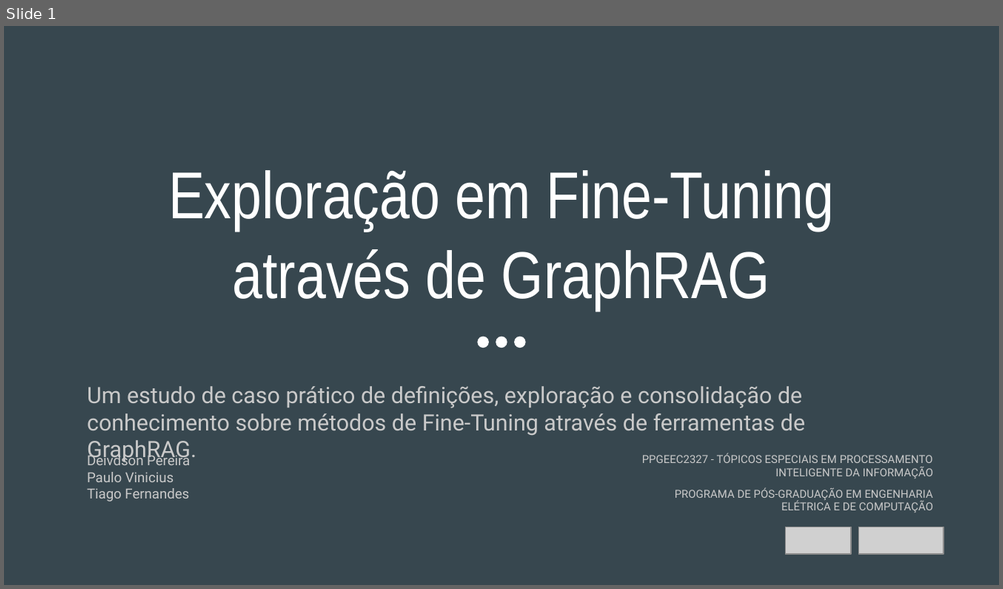
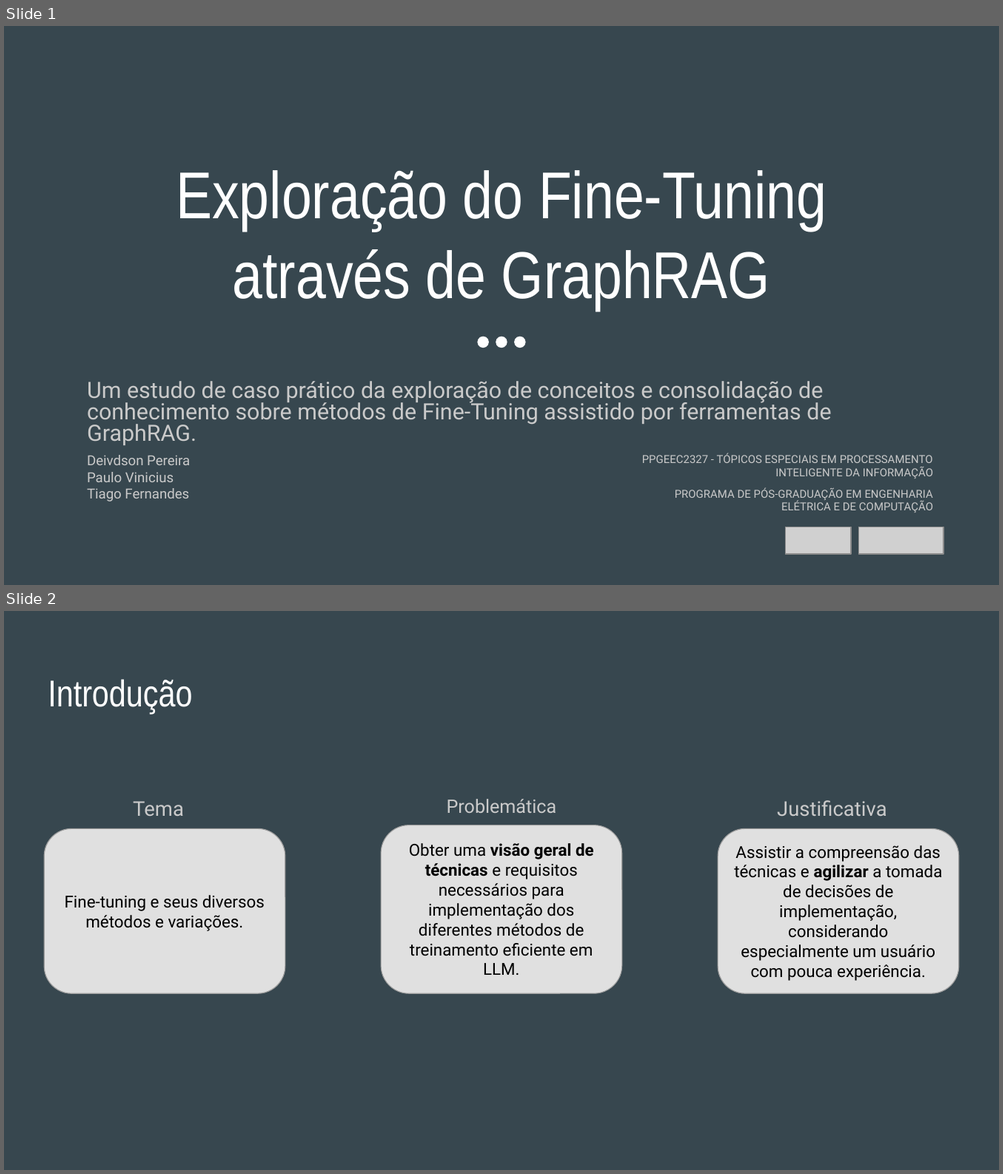
Before and after one commit to tfmiranda/ppgeec2327-t2p2, a slide deck: slides/apresentacao-t2p2.pptx. Shown one above the other, each under a label of ours: slide 1 before the commit, slides 1 and 2 after it. The pictures are 1003x589 and 1003x1174 pixels, drawn with LibreOffice and Linux fonts; fonts in the diff are those of the drawing; grey boxes stand for pictures. Boxes give left, top, right and bottom in pixels: in the first picture for what was removed or moved away, otherwise in the second. Text is boxed around its words. In the diff, an @@ line names an element or a change of style, - is before the commit and + after.

```diff
--- a/slides/apresentacao-t2p2.pptx
+++ b/slides/apresentacao-t2p2.pptx
@@ slide 2 added at <box>4,611,999,1170</box>, background #37474F @@
@@ title added at <box>48,679,192,714</box>, 27 pt, text #FFFFFF @@
+Introdução
@@ text added at <box>133,801,184,816</box>, 14.8 pt, text #CACACA @@
+Tema
@@ text added at <box>447,799,557,813</box>, 13.5 pt, text #CACACA @@
+Problemática
@@ text added at <box>777,800,887,816</box>, 14.8 pt, text #CACACA @@
+Justificativa
@@ rounded rectangle added at <box>44,829,284,994</box>, fill #E0E0E0, outline #9E9E9E 0.61 pt, 12 pt, text #000000 @@
+Fine-tuning e seus diversos métodos e variações.
@@ rounded rectangle added at <box>381,825,622,993</box>, fill #E0E0E0, outline #9E9E9E 0.56 pt, 12 pt, text #000000 @@
+Obter uma visão geral de técnicas e requisitos necessários para implementação dos diferentes métodos de treinamento eficiente em LLM.
@@ rounded rectangle added at <box>717,829,958,994</box>, fill #E0E0E0, outline #9E9E9E 0.61 pt, 12 pt, text #000000 @@
+Assistir a compreensão das técnicas e agilizar a tomada de decisões de implementação, considerando especialmente um usuário com pouca experiência.
@@ slide 1 changed as well @@
@@ title at <box>176,170,826,310</box>: text changed @@
-Exploração em Fine-Tuning através de GraphRAG
+Exploração do Fine-Tuning através de GraphRAG
@@ subtitle at <box>87,381,831,446</box>: text changed @@
-Um estudo de caso prático de definições, exploração e consolidação de conhecimento sobre métodos de Fine-Tuning através de ferramentas de GraphRAG.
+Um estudo de caso prático da exploração de conceitos e consolidação de conhecimento sobre métodos de Fine-Tuning assistido por ferramentas de GraphRAG.
```
Also in this commit, not shown: 3 other slides changed, 7 other slides added, 1 slide removed.
